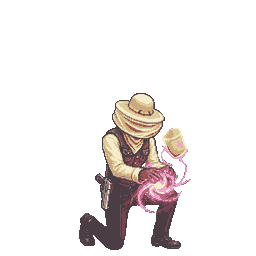
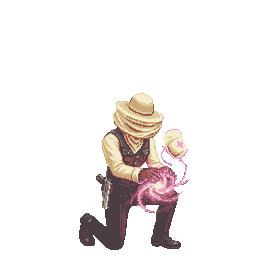
Layers edited between the first and the second 256 × 256 image:
added layer "Обычный слой 2" above "Фон" over [128, 93, 191, 192]
painted on "Фон" (1st of 2) over [83, 192, 182, 245]